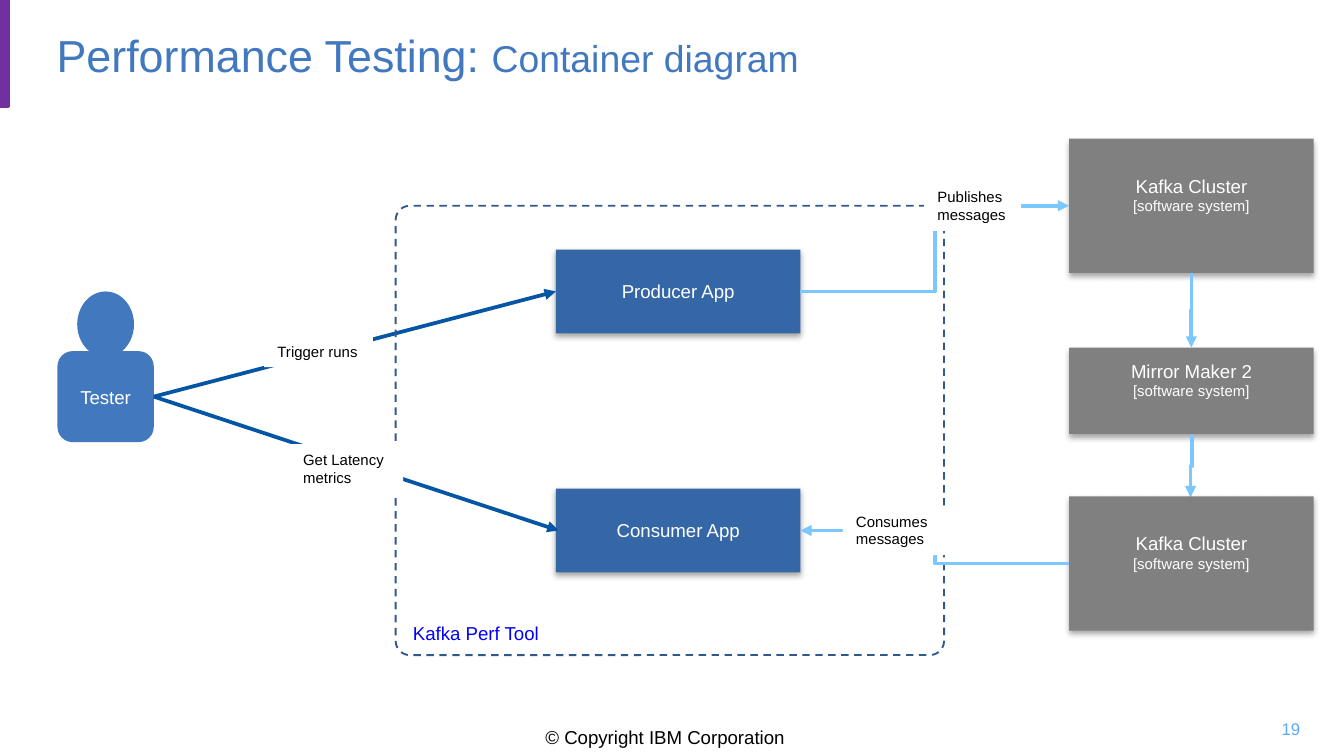
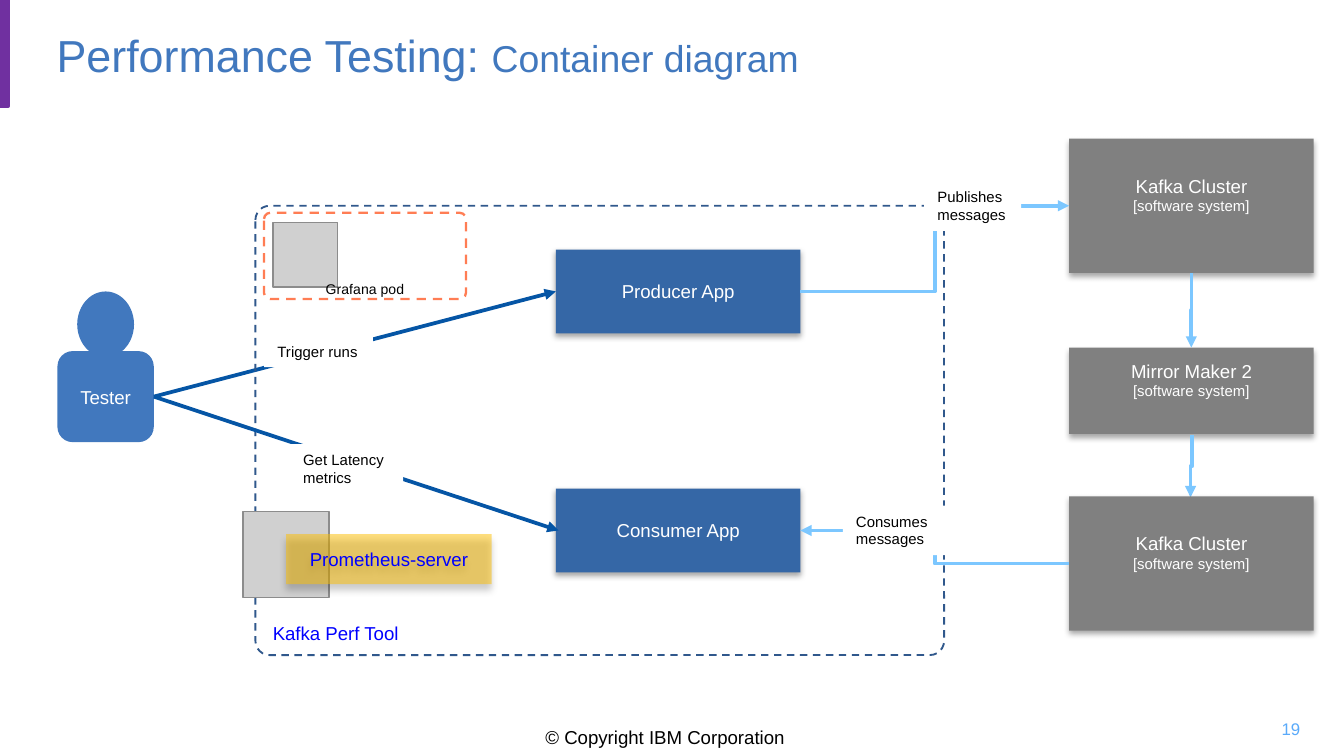
Before and after one commit to jbcodeforce/kp-data-replication, a slide deck: slide 19 of docs/mm2-diagrams.pptx. Drawn at 1344x756 pixels with LibreOffice and Linux fonts; fonts in the diff are those of the drawing; grey boxes stand for pictures; background and template pictures are left out. Boxes give left, top, right and bottom in pixels: in the first picture for what was removed or moved away, otherwise in the second. Text is boxed around its words. In the diff, an @@ line names an element or a change of style, - is before the commit and + after.

```diff
--- a/docs/mm2-diagrams.pptx
+++ b/docs/mm2-diagrams.pptx
@@ rounded rectangle "Kafka Perf Tool": place and size @@
-rounded rectangle "Kafka Perf Tool" at [395, 206, 943, 655]
+rounded rectangle "Kafka Perf Tool" at [255, 206, 943, 655]
@@ rounded rectangle added at [263, 212, 465, 298], outline #FF7D54 1.25 pt dashed, 7.5 pt, text #000000 @@
+Grafana pod
@@ picture added at [273, 222, 337, 286] @@
@@ picture added at [243, 512, 329, 598] @@
@@ rectangle added at [286, 534, 492, 583], fill #FFC000 at 50% opacity, 10 pt, text #0000FF @@
+Prometheus-server
```
Also in this commit, not shown: 1 slide added, 14 other files.
